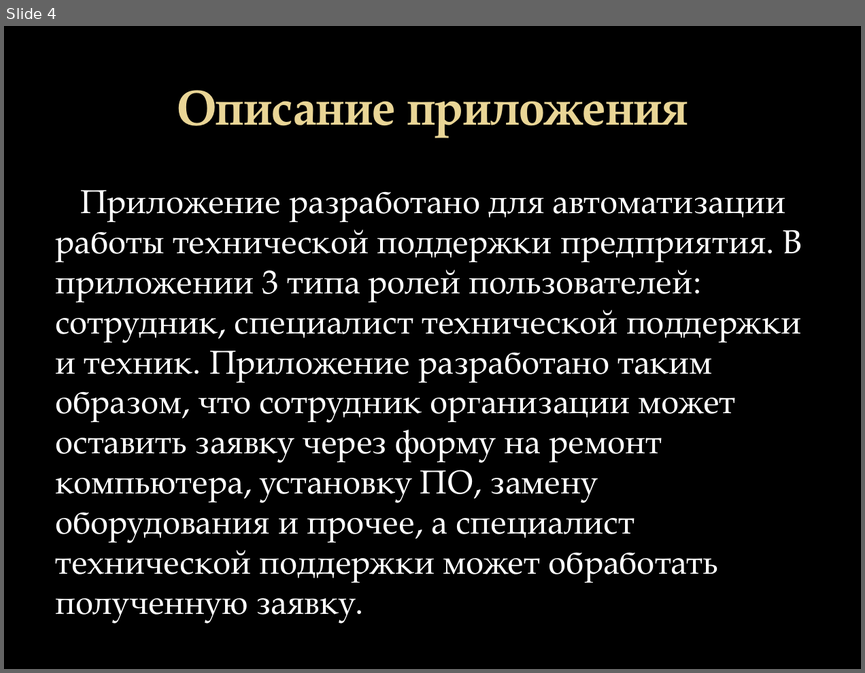
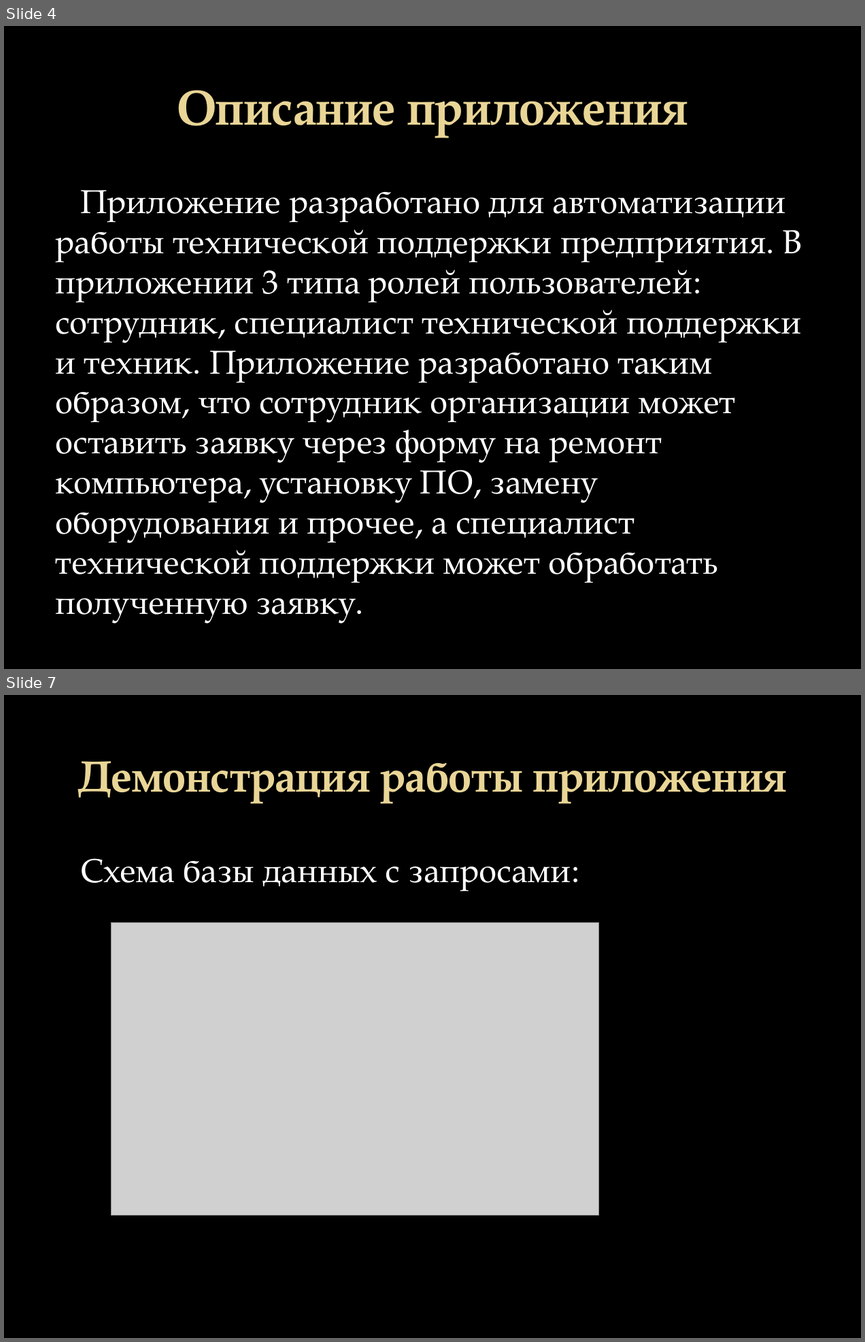
Before and after one commit to Krak12/Abilympics3.0, a slide deck: Abilympics3.0.pptx. Shown one above the other, each under a label of ours: slide 4 before the commit, slides 4 and 7 after it; the slides between them are not shown. The pictures are 865x673 and 865x1342 pixels, drawn with LibreOffice and Linux fonts; fonts in the diff are those of the drawing; grey boxes stand for pictures; background and template pictures are left out. Boxes give left, top, right and bottom in pixels: in the first picture for what was removed or moved away, otherwise in the second. Text is boxed around its words. In the diff, an @@ line names an element or a change of style, - is before the commit and + after.

```diff
--- a/Abilympics3.0.pptx
+++ b/Abilympics3.0.pptx
@@ slide 7 added at box(4, 695, 861, 1338), background picture (left out) @@
@@ title added at box(78, 761, 786, 803), 36.9 pt, text gradient #EAD696 to #E7D081, bold @@
+Демонстрация работы приложения
@@ text added at box(80, 858, 571, 890), 28 pt, text #FFFFFF @@
+Схема базы данных с запросами:
@@ picture added at box(111, 923, 598, 1215) @@
```
Also in this commit, not shown: 12 other slides added, 13 slides removed, 5 other files.
